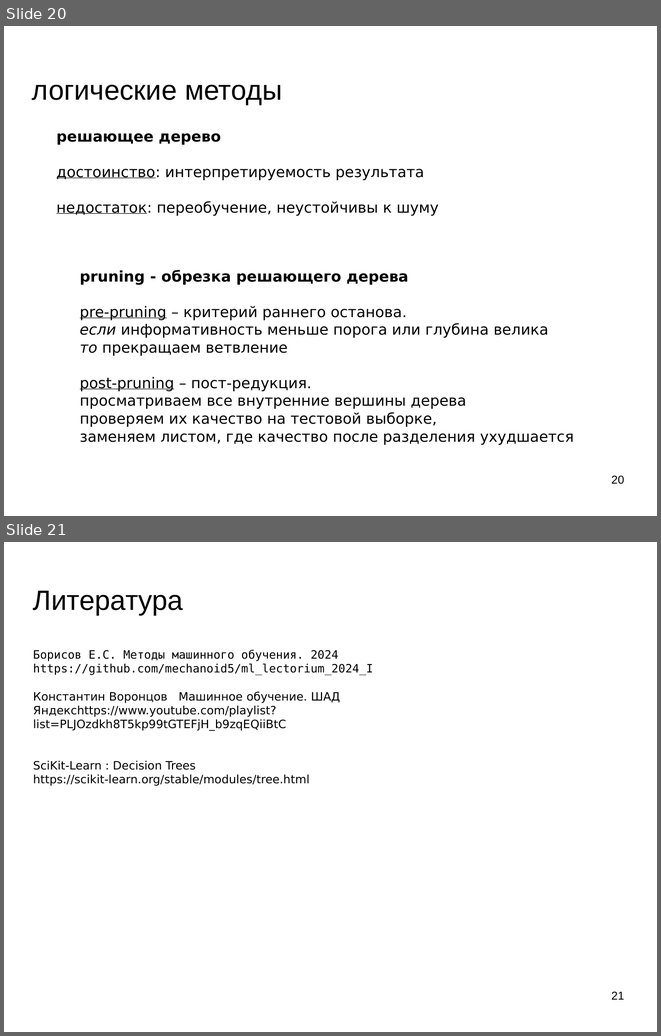
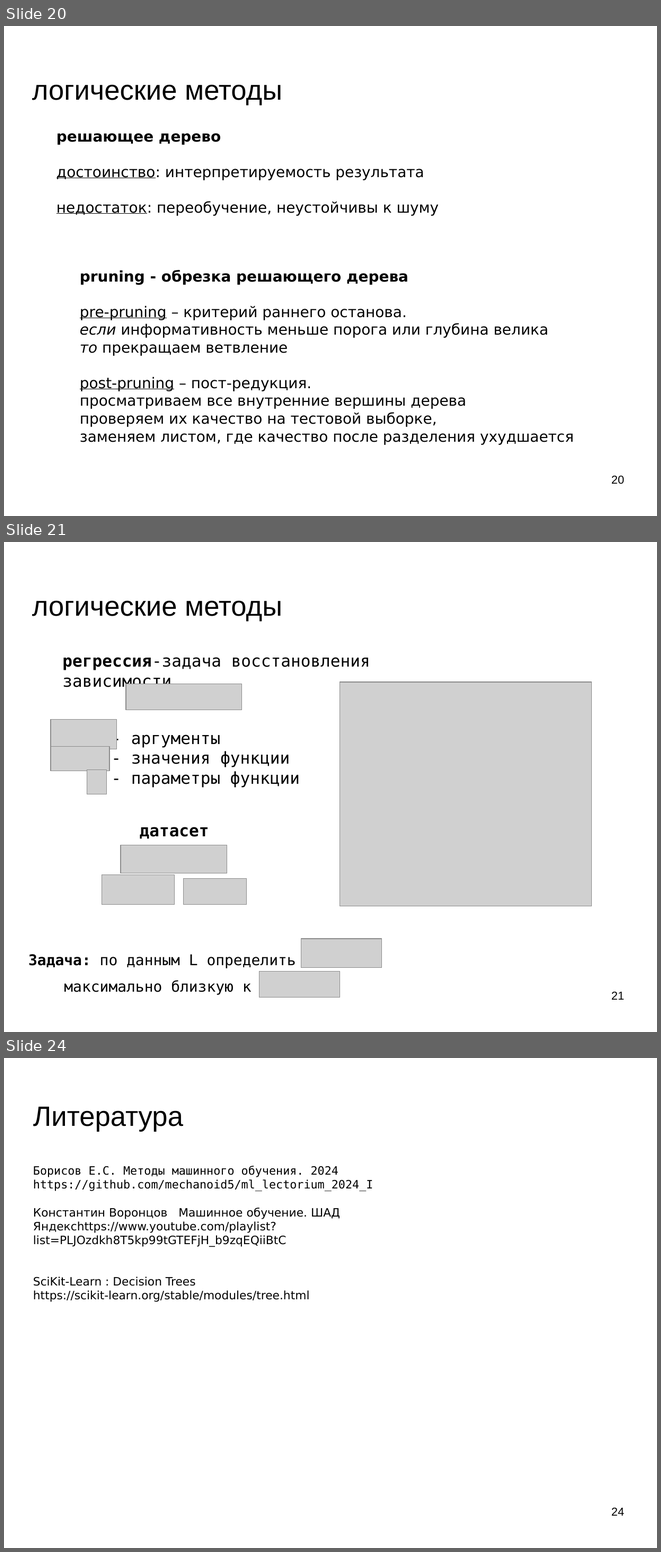
Before and after one commit to mechanoid5/ml_lectorium_2024_I, a slide deck: 11-logical.odp. Shown one above the other, each under a label of ours: slides 20 and 21 before the commit, slides 20, 21 and 24 after it; the slides between them are not shown. The pictures are 661x1036 and 661x1552 pixels, drawn with LibreOffice and Linux fonts; fonts in the diff are those of the drawing; grey boxes stand for pictures; background and template pictures are left out. Boxes give left, top, right and bottom in pixels: in the first picture for what was removed or moved away, otherwise in the second. Text is boxed around its words. In the diff, an @@ line names an element or a change of style, - is before the commit and + after.

```diff
--- a/11-logical.odp
+++ b/11-logical.odp
@@ slide 21 added at [4,542,657,1032], background picture (left out) @@
@@ title added at [32,600,282,621], 33.9 pt, text #000000 @@
+логические методы
@@ text added at [62,657,370,690], 20 pt, text #000000 @@
+регрессия-задача восстановления зависимости
@@ picture added at [126,684,242,709] @@
@@ picture added at [340,682,592,906] @@
@@ picture added at [51,719,116,749] @@
@@ picture added at [51,747,109,771] @@
@@ subtitle added at [131,734,300,787], 20 pt, text #000000 @@
+- аргументы
+- значения функции
+- параметры функции
@@ picture added at [87,769,107,794] @@
@@ text added at [140,827,209,839], 20 pt, text #000000, bold @@
+датасет
@@ picture added at [121,845,227,873] @@
@@ picture added at [102,875,174,905] @@
@@ picture added at [184,879,246,905] @@
@@ picture added at [301,938,381,968] @@
@@ text added at [28,954,296,995], 18 pt, text #000000 @@
+Задача: по данным L определить
+максимально близкую к
@@ picture added at [259,971,340,997] @@
@@ page number added at [611,991,624,999], 14 pt, text #000000 @@
+21
@@ what was slide 21 is now slide 24 @@
@@ page number at [611,1507,624,1515]: text changed @@
-21
+24
```
Also in this commit, not shown: 1 slide changed, 2 other slides added, 5 other files.
